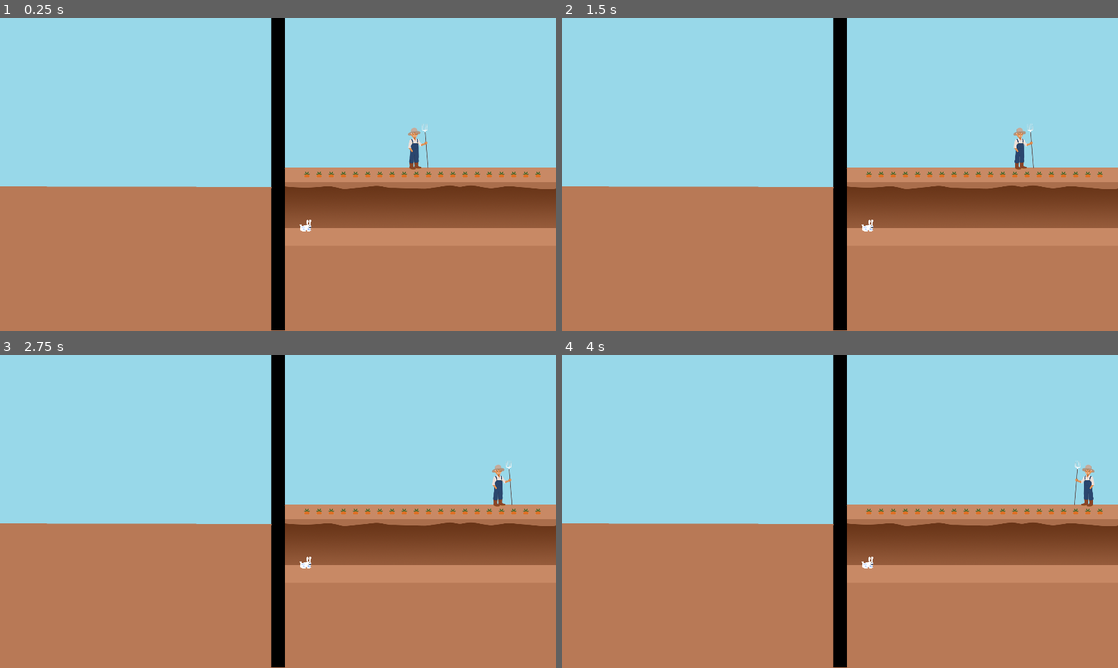
Above: before the commit, frames 1-4 (two rows, left to right).
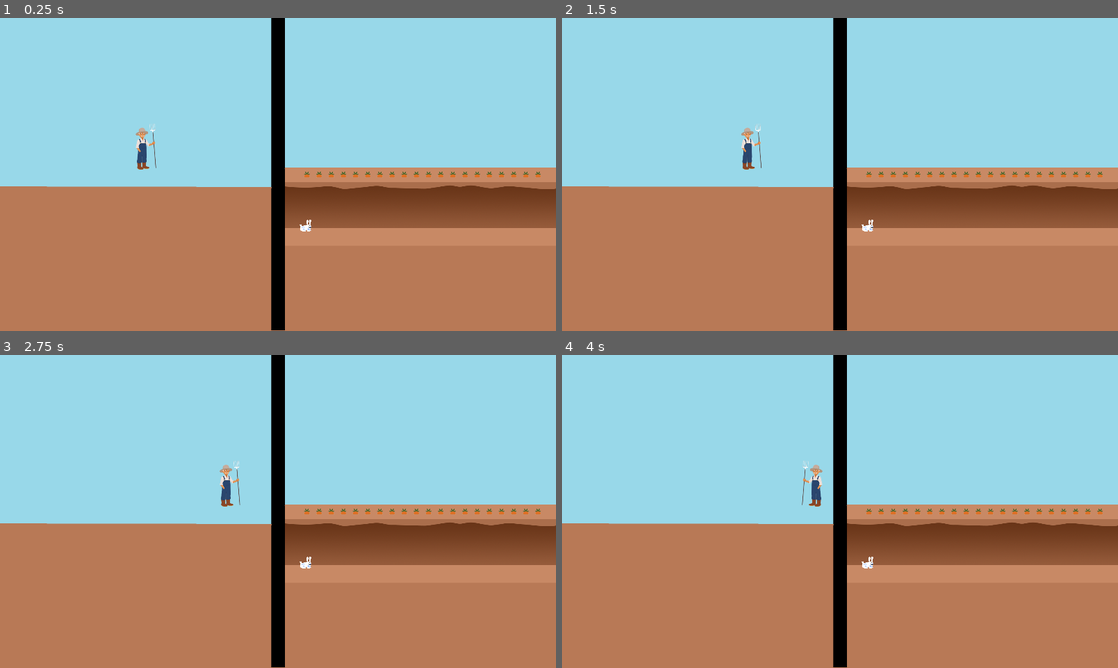
Above: after the commit, the same moments.

Repository: Brusi/ggj23
Game: Godot game, scene res://Game.tscn
Same seed, same stepped clock (60 frames per second), same inputs: the game is played once before the commit and once after it.
Inputs:
- Up to frame 1 (0.25 s): no input
- Up to frame 2 (1.5 s): tap Enter at 0.5 s; hold D (farmer_right) 0.53-1.28 s; hold Down (rabbit_down) from 1.28 s (still down)
- Up to frame 3 (2.75 s): tap Space at 2 s; release Down (rabbit_down) at 2.03 s; hold D (farmer_right) from 2.03 s (still down)
- Up to frame 4 (4 s): release D (farmer_right) at 3.53 s; hold A (farmer_left) from 3.53 s (still down)

The runs differ from the first frame. In frame 1, 0.5% of the frame differs, in the area x 24-77%, y 33-49%; in frame 2, 0.5%; in frame 3, 0.5%; in frame 4, 0.5%.
Error in both runs: Invalid get index 'position' (on base: 'null instance'). (res://Carrot.gd:22)

Commit message:
Farmer movement and stuff

Diff:
--- /dev/null
+++ b/project/CarrotClone.gd
@@ -0,0 +1,12 @@
+extends Sprite
+
+const offset_from_carrot: = Vector2(-940, -50)
+
+export var carrot_path:NodePath
+onready var carrot = get_node(carrot_path)
+
+func _ready():
+	global_position = carrot.global_position - offset_from_carrot
+
+func _process(delta):
+	offset = carrot.offset
--- /dev/null
+++ b/project/CarrotClone.tscn
@@ -0,0 +1,8 @@
+[gd_scene load_steps=3 format=2]
+
+[ext_resource path="res://Carrot.tscn" type="PackedScene" id=1]
+[ext_resource path="res://CarrotClone.gd" type="Script" id=2]
+
+[node name="CarrotClone" instance=ExtResource( 1 )]
+script = ExtResource( 2 )
+carrot_path = NodePath("")
--- a/project/Farmer.gd
+++ b/project/Farmer.gd
@@ -1,7 +1,7 @@
 extends Node2D
 
-export var min_x: = 980
-export var max_x: = 1920
+export var min_x: = 0
+export var max_x: = 940
 
 export var speed: = 200.0
 
@@ -16,9 +16,9 @@
 		dir -= 1
 	position.x += speed * delta * dir
 
-	if position.x < min_x - 21:
+	if position.x < min_x + 21:
 		position.x += (max_x - min_x)
-	elif position.x > max_x - 21:
+	elif position.x > max_x + 21:
 		position.x -= (max_x - min_x)
 
 	if dir > 0:
--- a/project/Farmer.tscn
+++ b/project/Farmer.tscn
@@ -11,5 +11,5 @@
 texture = ExtResource( 1 )
 
 [node name="Clone" type="Sprite" parent="Sprite"]
-position = Vector2( 940, 0 )
+position = Vector2( -940, 0 )
 texture = ExtResource( 1 )
Binary file added: project/assets/pixel.png
Not shown, added: project/assets/pixel.png.import
